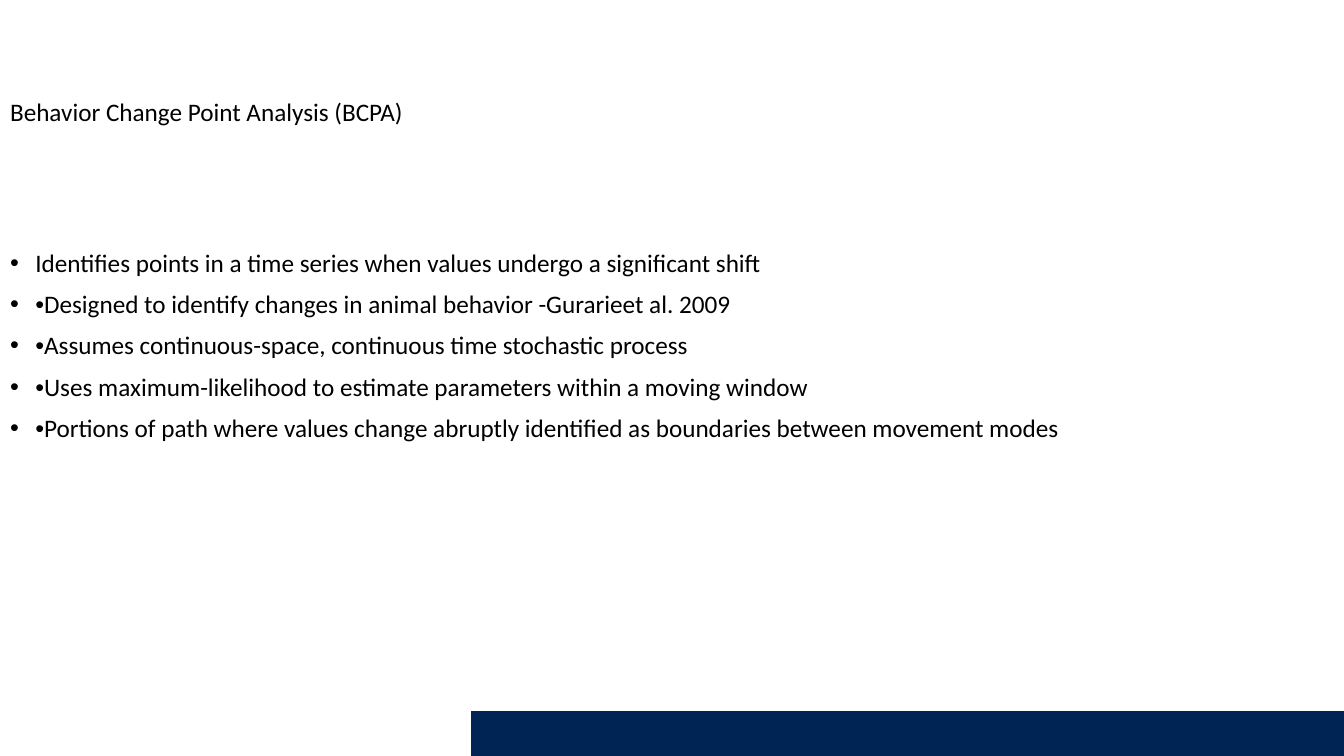
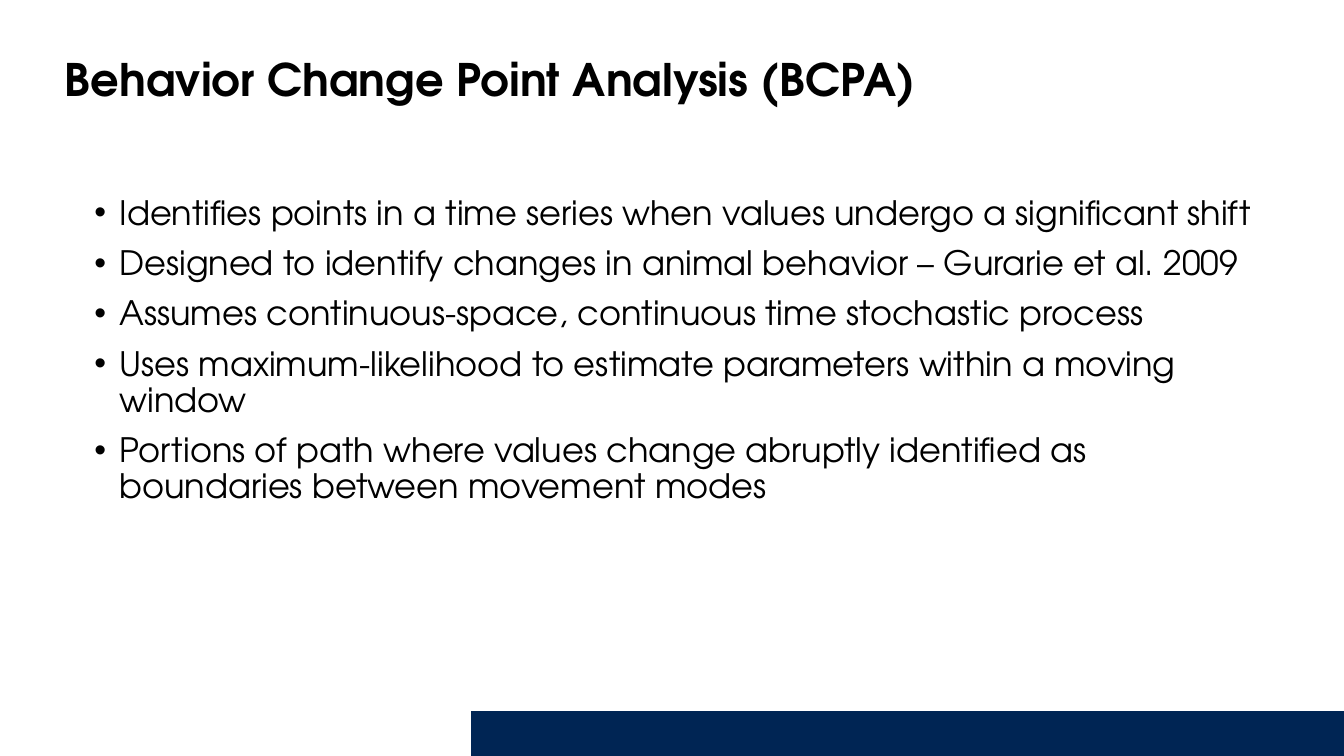
Before and after one commit to Smithsonian/Introduction_HMM, a slide deck: slide 18 of Presentation/IntroAnimalMovements_HMMs.pptx. Drawn at 1344x756 pixels with LibreOffice and Linux fonts; fonts in the diff are those of the drawing; background and template pictures are left out. Boxes give left, top, right and bottom in pixels: in the first picture for what was removed or moved away, otherwise in the second. Text is boxed around its words. In the diff, an @@ line names an element or a change of style, - is before the commit and + after.

```diff
--- a/Presentation/IntroAnimalMovements_HMMs.pptx
+++ b/Presentation/IntroAnimalMovements_HMMs.pptx
@@ text "Behavior Change Point Analysis (BCPA)": place and size @@
-text "Behavior Change Point Analysis (BCPA)" at (10, 102, 402, 126)
+text "Behavior Change Point Analysis (BCPA)" at (65, 61, 915, 107)
@@ text "Behavior Change Point Analysis (BCPA)" at (65, 61, 915, 107): size 18 to 32 pt, font Calibri to TeX Gyre Adventor, bold on @@
@@ text "Identifies points in a time ...": place and size @@
-text "Identifies points in a time ..." at (35, 254, 1058, 442)
+text "Identifies points in a time ..." at (119, 200, 1251, 499)
@@ text at (119, 200, 1251, 233): size 18 to 24 pt, font Calibri to TeX Gyre Adventor in "Identifies points in a time series when ..." @@
@@ text at (119, 249, 1238, 499): text changed; size 18 to 24 pt; font Calibri to TeX Gyre Adventor @@
-• •Designed to identify changes in animal behavior -Gurarieet al. 2009
-• •Assumes continuous-space, continuous time stochastic process
-• •Uses maximum-likelihood to estimate parameters within a moving window
-• •Portions of path where values change abruptly identified as boundaries between movement modes
+• Designed to identify changes in animal behavior – Gurarie et al. 2009
+• Assumes continuous-space, continuous time stochastic process
+• Uses maximum-likelihood to estimate parameters within a moving window
+• Portions of path where values change abruptly identified as boundaries between movement modes
```
Also in this commit, not shown: 8 other slides changed, 4 slides added, 4 slides removed.
